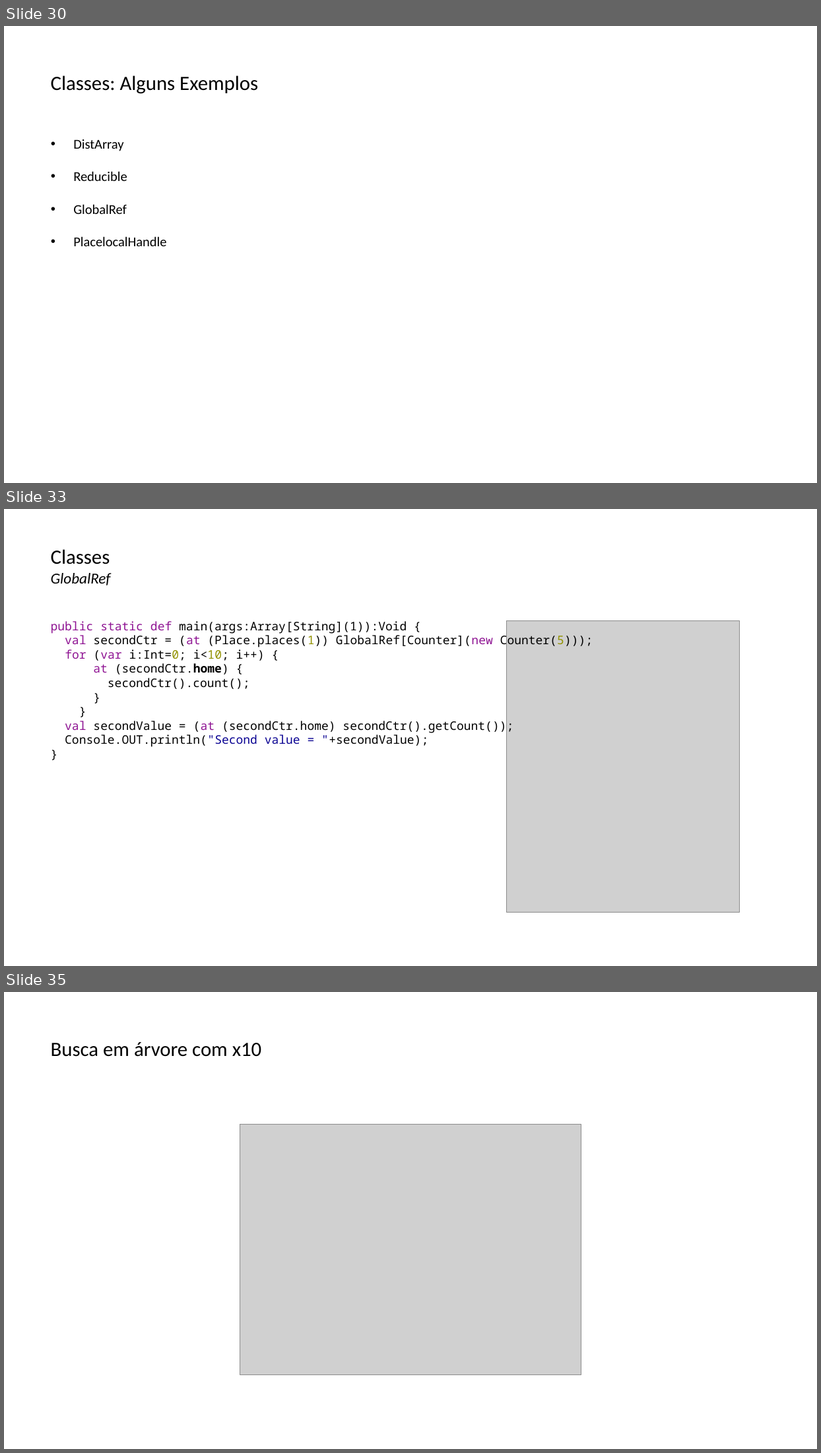
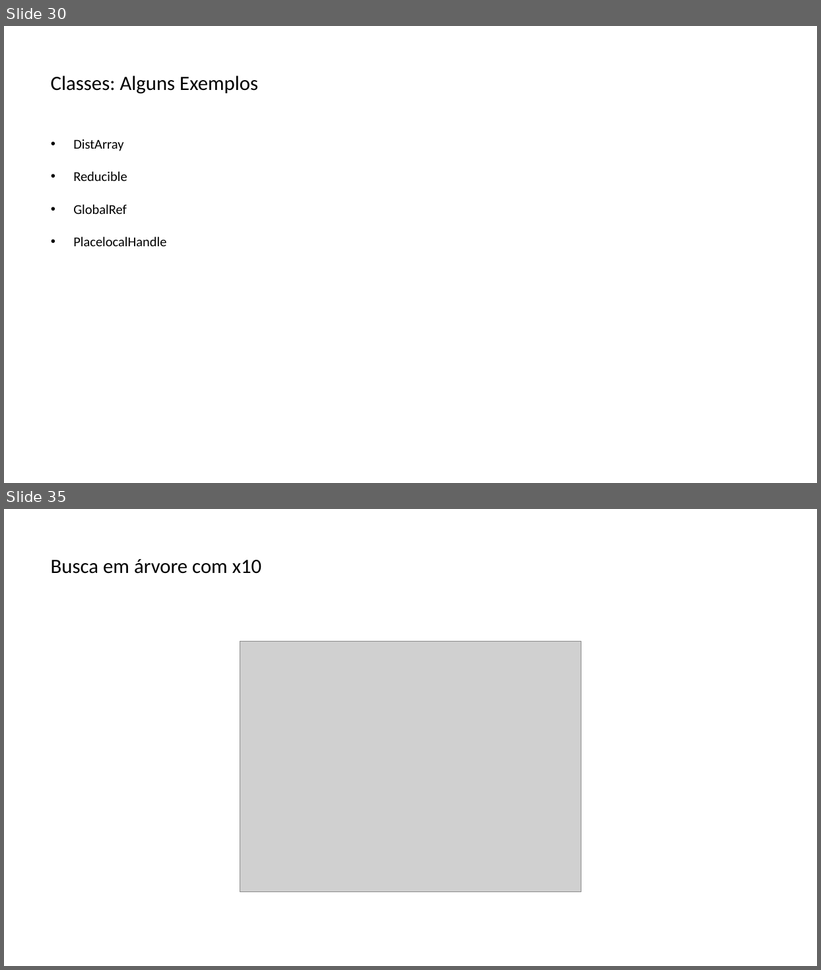
Before and after one commit to lquatrin/inf2591, a slide deck: x10.pptx. Shown one above the other, each under a label of ours: slides 30, 33 and 35 before the commit, slides 30 and 35 after it; the slides between them are not shown. The pictures are 821x1453 and 821x970 pixels, drawn with LibreOffice and Linux fonts; fonts in the diff are those of the drawing; grey boxes stand for pictures. Boxes give left, top, right and bottom in pixels: in the first picture for what was removed or moved away, otherwise in the second. Text is boxed around its words. In the diff, an @@ line names an element or a change of style, - is before the commit and + after.

```diff
--- a/x10.pptx
+++ b/x10.pptx
@@ slide 33 removed at (4,509,817,966), background #FFFFFF @@
@@ text removed at (51,549,111,586) @@
-Classes
-GlobalRef
@@ text removed at (51,621,593,747) @@
-public static def main(args:Array[String](1)):Void {
-val secondCtr = (at (Place.places(1)) GlobalRef[Counter](new Counter(5)));
-for (var i:Int=0; i<10; i++) {
-at (secondCtr.home) {
-secondCtr().count();
-}
-}
-val secondValue = (at (secondCtr.home) secondCtr().getCount());
-Console.OUT.println("Second value = "+secondValue);
-}
@@ picture removed at (507,621,740,912) @@
```
Also in this commit, not shown: 13 slides changed, 8 slides added, 2 other slides removed, 1 other file.
